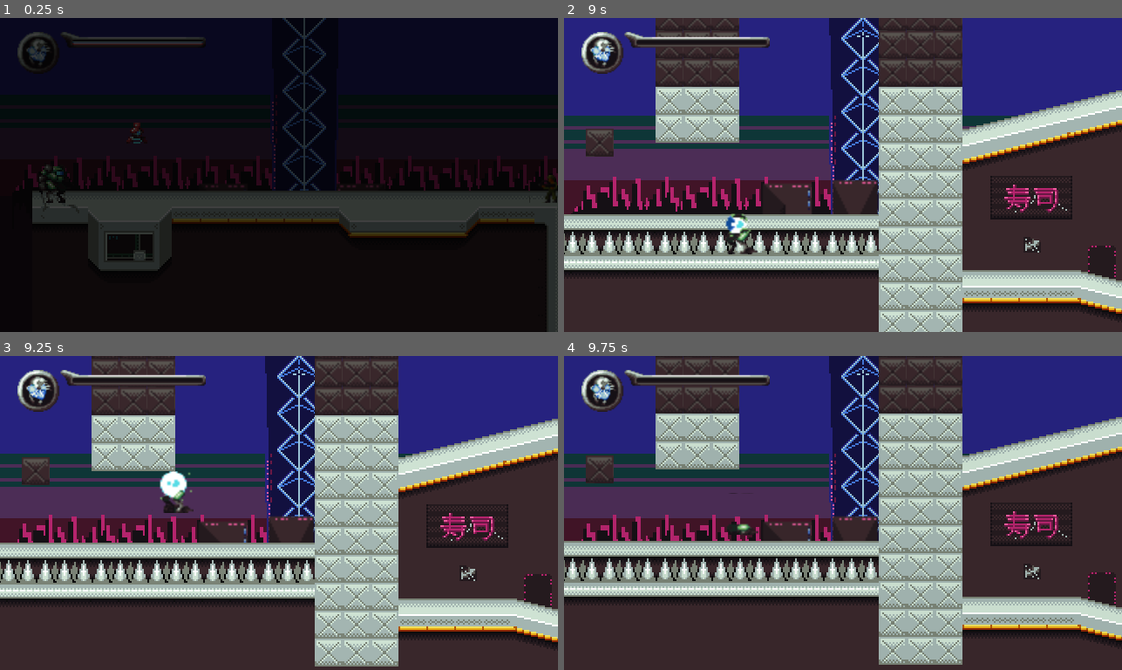
Above: before the commit, frames 1-4 (two rows, left to right).
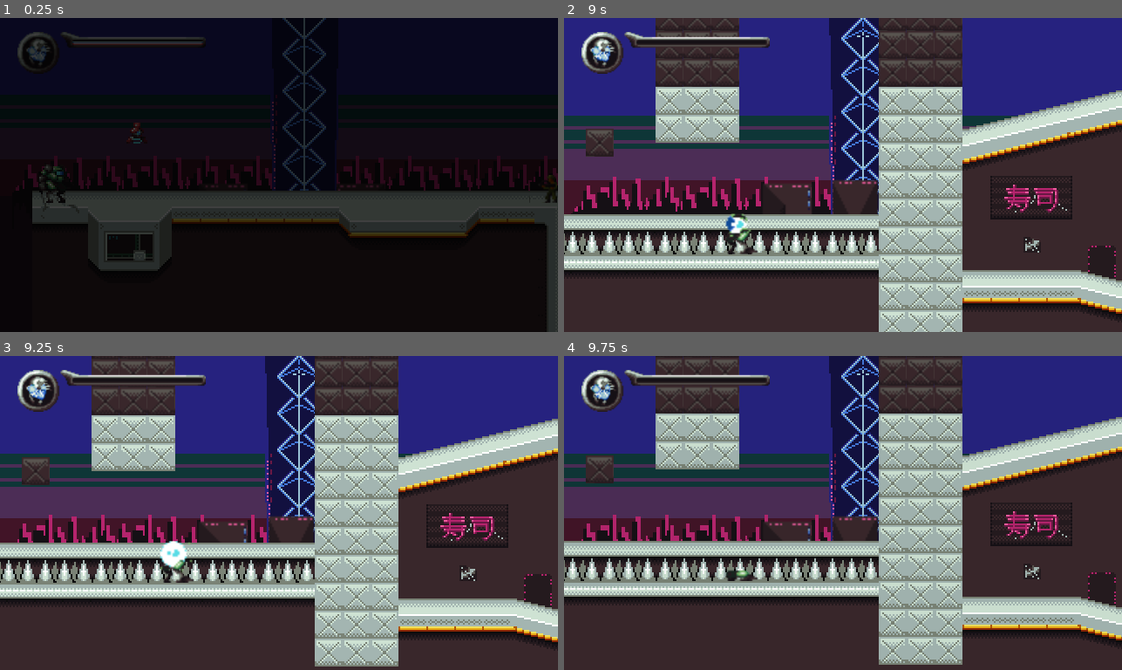
Above: after the commit, the same moments.

Repository: abidjappie/ludem-dare-46
Game: Godot game, scene res://src/scenes/Default_Scene.tscn
Two runs of this game, one before a commit and one after it. Both use one fixed random seed, a clock stepped at 60 frames per second and the inputs below.
Inputs (mouse positions are in pixels of both pictures, inside the frame that each line leads up to):
- Up to frame 1 (0.25 s): no input
- Up to frame 2 (9 s): move the mouse to (815, 237) at 0.52 s; hold D (right) 0.53-2.03 s; tap Space (jump) at 0.6, 0.77, 1.07, 1.52, 1.55, 1.82, 2.1, 3.02, 3.05, 3.32, 3.6, 3.77, 4.07, 4.52, 4.55, 4.82, 5.1, 6.02, 6.05, 6.32, 6.6, 6.77, 7.07, 7.52, 7.55, 7.82, 8.1 s; move the mouse to (1010, 222) at 1.27 s; click (1010, 222) at 1.35 s; move the mouse to (675, 127) at 2.02 s; hold A (left) 2.03-4.28 s; move the mouse to (870, 175) at 2.77 s; click (870, 175) at 2.85 s; move the mouse to (759, 96) at 3.52 s; move the mouse to (965, 159) at 4.27 s; hold D (right) 4.28-8.03 s; click (965, 159) at 4.35 s; move the mouse to (731, 190) at 5.02 s; move the mouse to (898, 105) at 5.77 s; click (898, 105) at 5.85 s; move the mouse to (815, 237) at 6.52 s; move the mouse to (1010, 222) at 7.27 s; click (1010, 222) at 7.35 s; move the mouse to (675, 127) at 8.02 s; hold A (left) from 8.03 s (still down); move the mouse to (870, 175) at 8.77 s; click (870, 175) at 8.85 s
- Up to frame 3 (9.25 s): keep holding A (left); tap Space (jump) at 9.02, 9.05 s
- Up to frame 4 (9.75 s): tap Space (jump) at 9.32, 9.6 s; move the mouse to (759, 434) at 9.52 s; release A (left) at 9.53 s; hold D (right) from 9.53 s (still down)

Frames 1-2 are identical in both runs. In frame 3, 1.0% of the frame differs, in the area x 28-35%, y 36-73%; in frame 4, 0.3%.

Commit message:
Fixed bug, dying and jump

Diff:
--- /dev/null
+++ b/src/scripts/Hit.gd
@@ -0,0 +1,7 @@
+extends CanvasModulate
+
+func _ready():
+	pass # Replace with function body.
+
+func hit():
+	$AnimationPlayer.play("flash")
--- a/src/scripts/Player_Movement.gd
+++ b/src/scripts/Player_Movement.gd
@@ -100,7 +100,7 @@
 	velocity = move_and_slide_with_snap(velocity, Vector2.DOWN, Vector2.UP)
 
 	# check if player is airborne
-	if is_on_floor() and Input.is_action_just_pressed('jump'):
+	if is_on_floor() and Input.is_action_just_pressed('jump') and !dying:
 		velocity.y = -JUMP_SPEED
 
 
